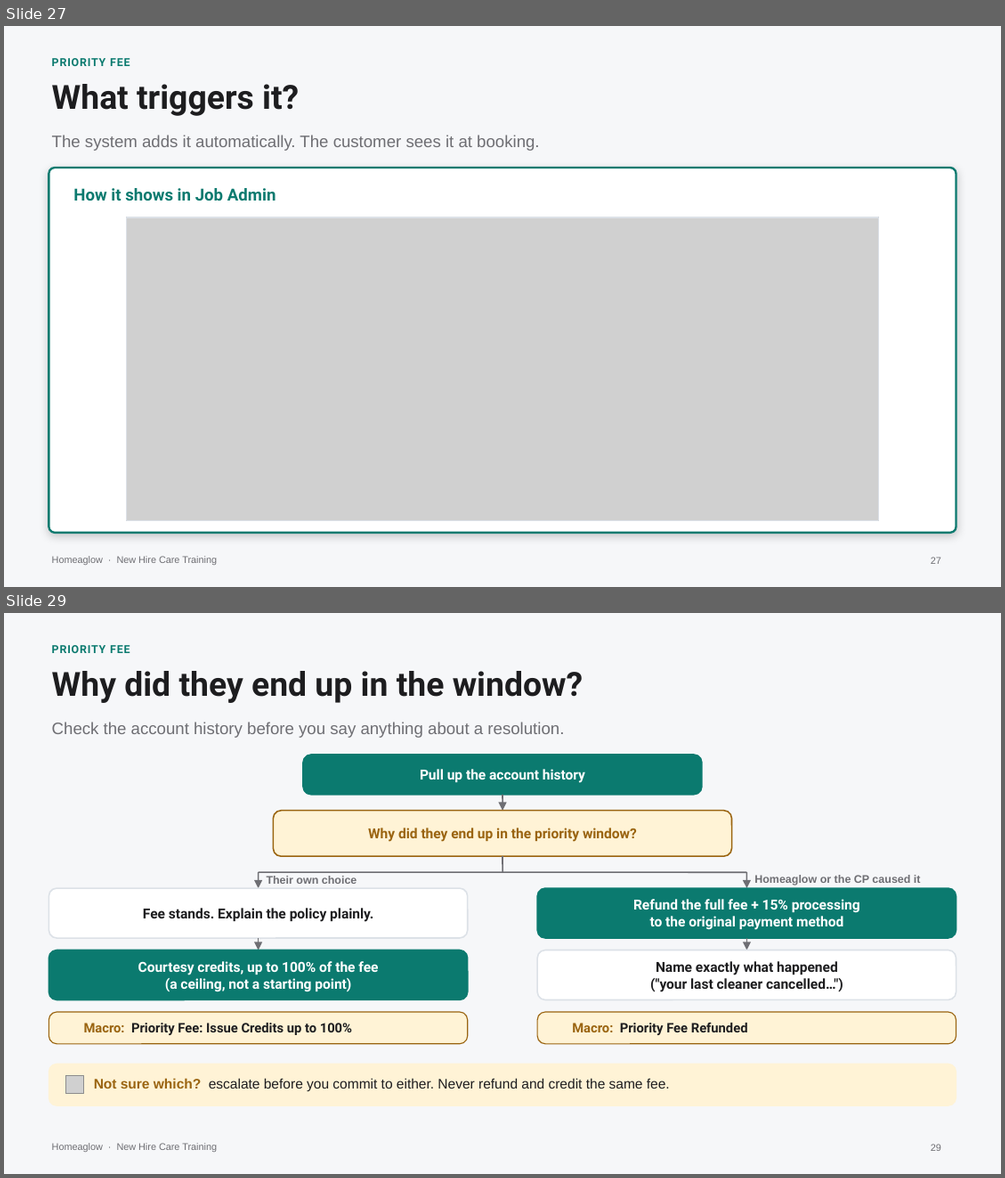
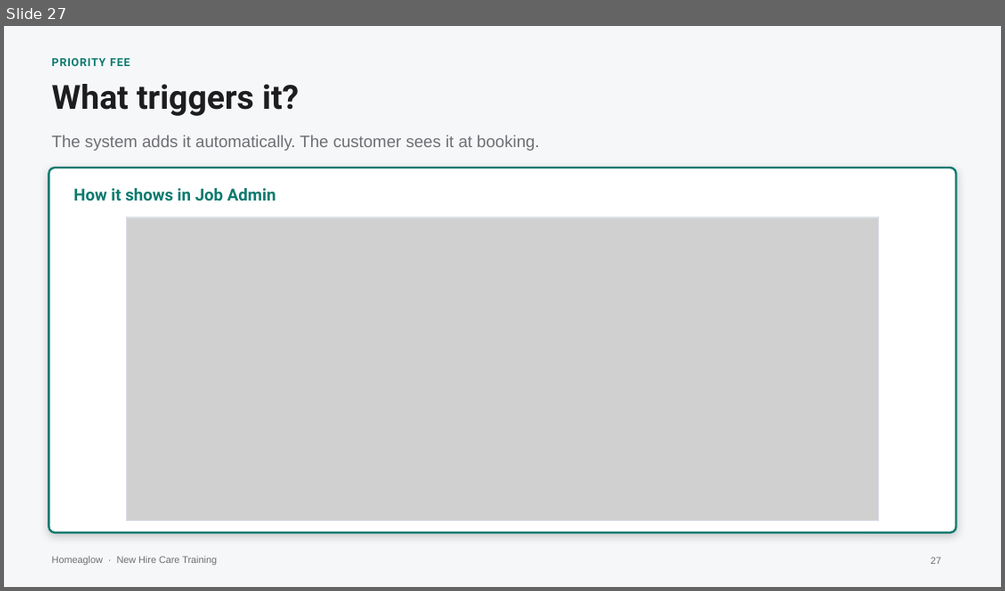
Before and after one commit to anjulimichelle/training, a slide deck: incorrect-info-lmc-lockout/incorrect-info-lmc-lockout.pptx. Shown one above the other, each under a label of ours: slides 27 and 29 before the commit, slide 27 after it; the slides between them are not shown. The pictures are 1005x1178 and 1005x591 pixels, drawn with LibreOffice and Linux fonts; fonts in the diff are those of the drawing; grey boxes stand for pictures; background and template pictures are left out. Boxes give left, top, right and bottom in pixels: in the first picture for what was removed or moved away, otherwise in the second. Text is boxed around its words. In the diff, an @@ line names an element or a change of style, - is before the commit and + after.

```diff
--- a/incorrect-info-lmc-lockout/incorrect-info-lmc-lockout.pptx
+++ b/incorrect-info-lmc-lockout/incorrect-info-lmc-lockout.pptx
@@ slide 29 removed at [4, 613, 1001, 1174], background #F6F7F9; not listed: 1 template element that a slide beside it also shows @@
@@ text removed at [52, 645, 129, 653] @@
-PRIORITY FEE
@@ text removed at [52, 671, 582, 703] @@
-Why did they end up in the window?
@@ text removed at [52, 722, 564, 738] @@
-Check the account history before you say anything about a resolution.
@@ rounded rectangle removed at [303, 755, 702, 795] @@
@@ text removed at [420, 769, 585, 783] @@
-Pull up the account history
@@ arrow removed from (502, 795) to (502, 811) @@
@@ rounded rectangle removed at [273, 811, 732, 856] @@
@@ text removed at [368, 827, 637, 842] @@
-Why did they end up in the priority window?
@@ line removed from (259, 872) to (746, 872) @@
@@ arrow removed from (259, 872) to (259, 888) @@
@@ text removed at [267, 876, 356, 884] @@
-Their own choice
@@ line removed from (502, 856) to (502, 872) @@
@@ arrow removed from (746, 872) to (746, 888) @@
@@ text removed at [754, 875, 921, 885] @@
-Homeaglow or the CP caused it
@@ rounded rectangle removed at [48, 888, 468, 938] @@
@@ rounded rectangle removed at [537, 888, 956, 938] @@
@@ text removed at [633, 899, 860, 930] @@
-Refund the full fee + 15% processing
-to the original payment method
@@ text removed at [143, 908, 373, 922] @@
-Fee stands. Explain the policy plainly.
@@ rounded rectangle removed at [48, 950, 468, 1000] @@
@@ arrow removed from (259, 938) to (259, 950) @@
@@ rounded rectangle removed at [537, 950, 956, 1000] @@
@@ arrow removed from (746, 938) to (746, 950) @@
@@ text removed at [138, 961, 378, 992] @@
-Courtesy credits, up to 100% of the fee
-(a ceiling, not a starting point)
@@ text removed at [650, 961, 843, 992] @@
-Name exactly what happened
-("your last cleaner cancelled…")
@@ rounded rectangle removed at [48, 1012, 468, 1044] @@
@@ rounded rectangle removed at [537, 1012, 956, 1044] @@
@@ text removed at [84, 1022, 352, 1035] @@
-Macro: Priority Fee: Issue Credits up to 100%
@@ text removed at [572, 1022, 748, 1035] @@
-Macro: Priority Fee Refunded
@@ rounded rectangle removed at [48, 1063, 956, 1105] @@
@@ picture removed at [65, 1076, 84, 1094] @@
@@ text removed at [94, 1078, 670, 1091] @@
-Not sure which? escalate before you commit to either. Never refund and credit the same fee.
@@ page number removed at [930, 1143, 941, 1151] @@
-29
```
Also in this commit, not shown: 1 slide changed, 1 slide added, 1 other slide removed, 1 other file.
